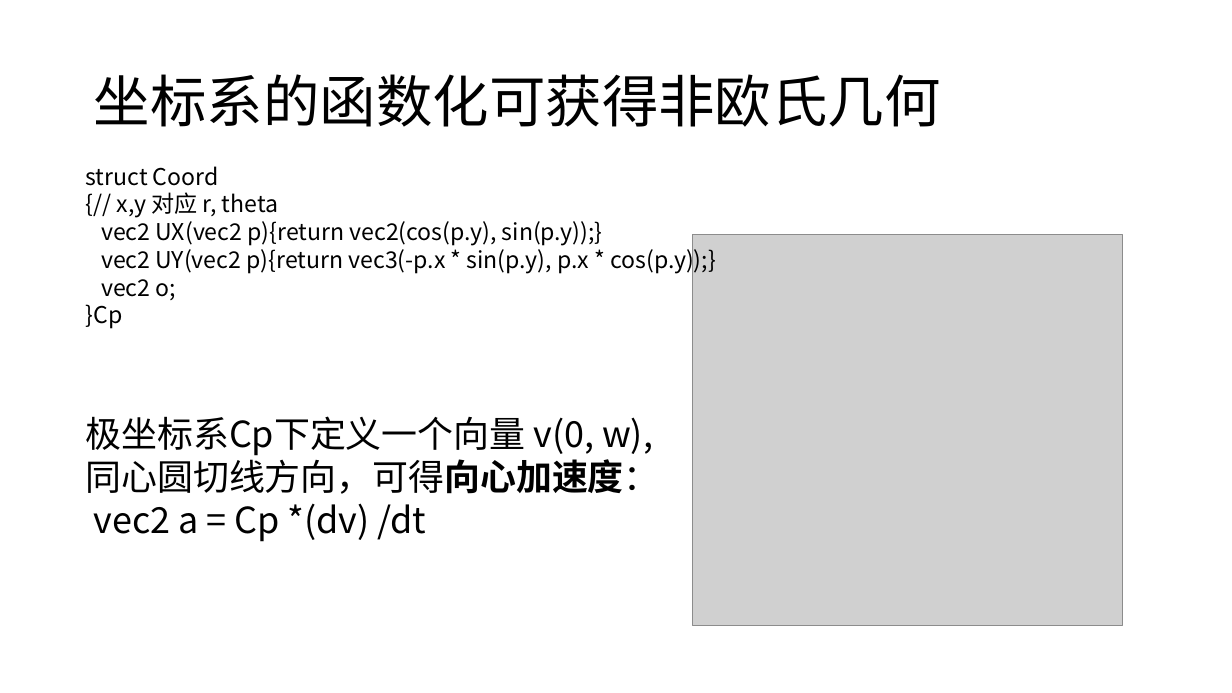
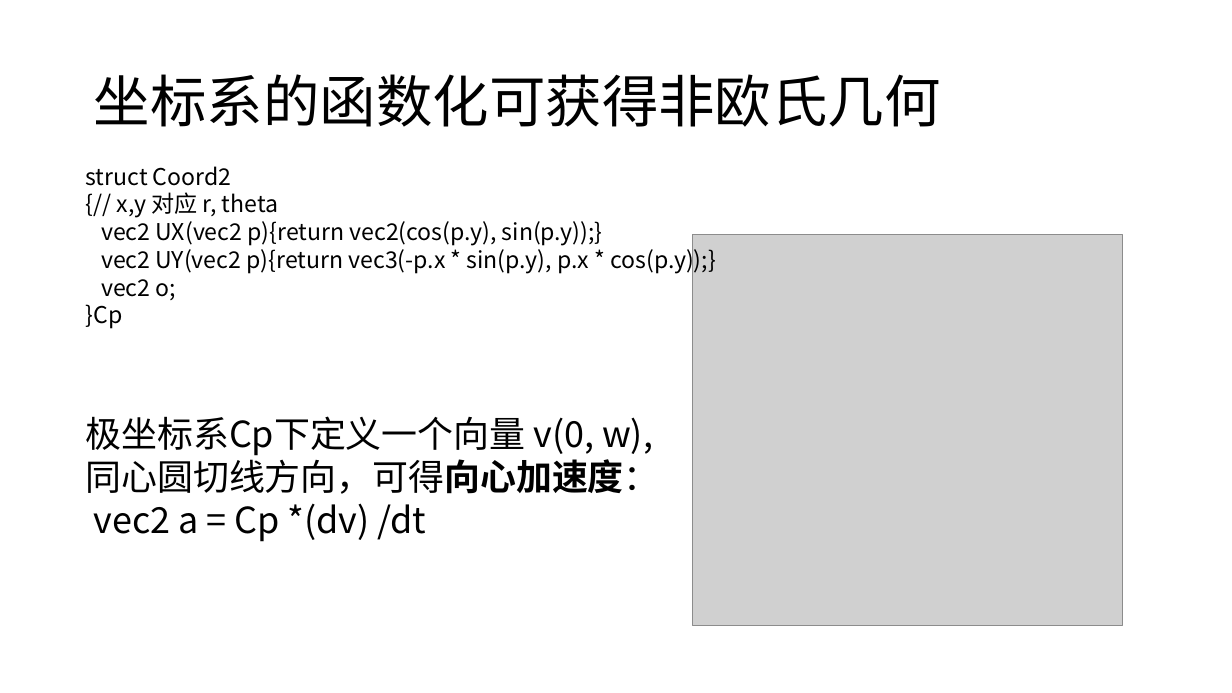
Before and after one commit to panguojun/Coordinate-System, a slide deck: slide 29 of 坐标系.pptx (slide 27 before the commit). Drawn at 1232x693 pixels with LibreOffice and Linux fonts; fonts in the diff are those of the drawing; grey boxes stand for pictures. Boxes give left, top, right and bottom in pixels: in the first picture for what was removed or moved away, otherwise in the second. Text is boxed around its words. In the diff, an @@ line names an element or a change of style, - is before the commit and + after.

```diff
--- a/坐标系.pptx
+++ b/坐标系.pptx
@@ text at (86, 166, 232, 186): text changed @@
-struct Coord
+struct Coord2
```
Also in this commit, not shown: 11 other slides changed, 2 slides added.
